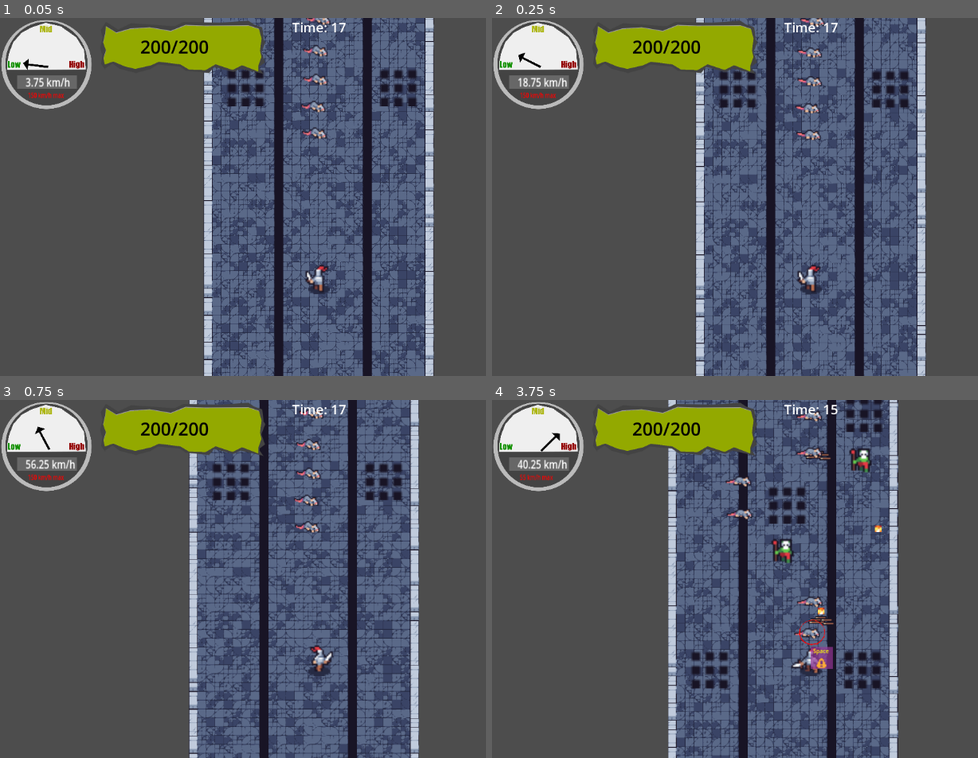
Above: before the commit, frames 1-4 (two rows, left to right).
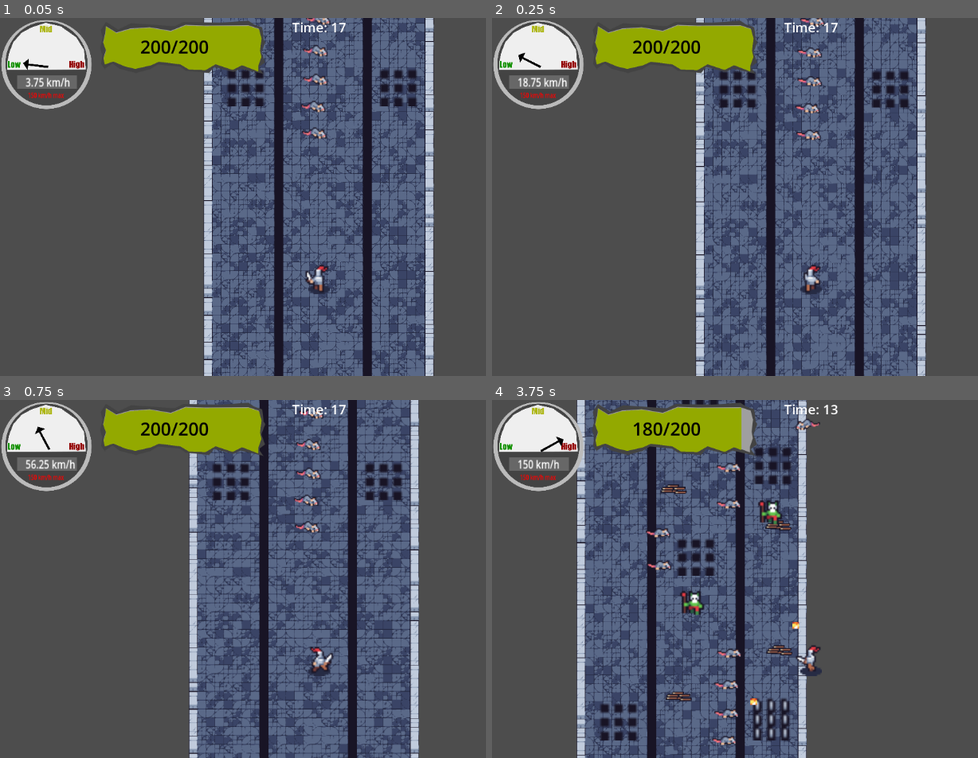
Above: after the commit, the same moments.

Repository: Arsen-Lovecraft/roguelite-runner
Game: Godot game, scene res://_utests_and_debug_instruments/test_run_controller/test_run_controller.tscn
Two runs of this game, one before a commit and one after it. Both use one fixed random seed, a clock stepped at 60 frames per second and the inputs below.
Inputs (mouse positions are in pixels of both pictures, inside the frame that each line leads up to):
- Up to frame 1 (0.05 s): no input
- Up to frame 2 (0.25 s): no input
- Up to frame 3 (0.75 s): move the mouse to (456, 561) at 0.52 s; hold D (turn_right) from 0.53 s (still down); click (456, 561) at 0.6 s
- Up to frame 4 (3.75 s): move the mouse to (681, 596) at 1.27 s; release D (turn_right) at 1.28 s; hold A (turn_left) 1.28-2.03 s; click (681, 596) at 1.35 s; move the mouse to (875, 500) at 2.02 s; hold D (turn_right) 2.03-3.53 s; click (875, 500) at 2.1 s; move the mouse to (778, 650) at 2.77 s; click (778, 650) at 2.85 s; move the mouse to (outside the picture) at 3.52 s; hold A (turn_left) from 3.53 s (still down); click (outside the picture) at 3.6 s

Frame 1 is identical in both runs. In frame 2, 0.1% of the frame differs, in the area x 62-68%, y 70-77%; in frame 3, 0.2%; in frame 4, 49%, in the area x 5-84%, y 0-100%.

Commit message:
Remove debug lines

Diff:
--- a/_utests_and_debug_instruments/test_run_controller/test_run_controller.tscn
+++ b/_utests_and_debug_instruments/test_run_controller/test_run_controller.tscn
@@ -324,6 +324,6 @@
 [node name="PsPlayer" parent="TestLevel" instance=ExtResource("6_5e023")]
 
 [node name="WinArea" parent="TestLevel" instance=ExtResource("8_ualj2")]
-position = Vector2(-6, -1302)
+position = Vector2(102, -8460)
 
 [node name="LevelRunHud" parent="." instance=ExtResource("9_6vkv0")]
--- a/godot_resources/r_default_player_data.tres
+++ b/godot_resources/r_default_player_data.tres
@@ -4,8 +4,8 @@
 
 [resource]
 script = ExtResource("1_p2ppq")
-start_velocity = 25.0
-max_velocity = 25.0
+start_velocity = 150.0
+max_velocity = 250.0
 max_stamina = 200.0
 steering_velocity = 160.0
 default_start_time = 17
--- a/scenes/level_run/ps_timer.gd
+++ b/scenes/level_run/ps_timer.gd
@@ -20,7 +20,6 @@
 func continue_timer() -> void:
 	_time_left_timer.start(_time_stamp)
 	time_updated.emit(_time_left_timer.time_left)
-	print(_time_left_timer.time_left)
 
 func stop_timer() -> void:
 	_time_stamp = _time_left_timer.time_left
@@ -34,7 +33,6 @@
 		await get_tree().create_timer(time).timeout
 		if(!_time_left_timer.is_stopped()):
 			time_updated.emit(_time_left_timer.time_left)
-			print(_time_left_timer.time_left)
 
 func _on_time_left_timer() -> void:
 	life_timer_timeout.emit()
--- a/scenes/player/ps_player.gd
+++ b/scenes/player/ps_player.gd
@@ -12,6 +12,7 @@
 func _ready() -> void:
 	self.add_to_group("player")
 	_connect_signals()
+	player_data._init()
 
 func _physics_process(delta: float) -> void:
 	_move_player(delta)
@@ -54,11 +55,9 @@
 		if (smash_area_2d.get_closest_enemy() != null):
 			var closest_enemy: Area2D = smash_area_2d.get_closest_enemy()
 			closest_enemy.disable_mode = CollisionObject2D.DISABLE_MODE_REMOVE
-			Utility.slow_motion(0.8, 0.2)
-			self.global_position = lerp(self.global_position,closest_enemy.global_position,0.95)
+			Utility.slow_motion(0.5, 0.5)
+			self.global_position = lerp(self.global_position,closest_enemy.global_position,0.81)
 			closest_enemy.queue_free()
-			player_data.current_velocity += 15
-			player_data.max_velocity += 15
 			smashed.emit()
 
 func _on_player_stamina_waste() -> void:
--- a/scenes/player/ps_player.tscn
+++ b/scenes/player/ps_player.tscn
@@ -884,7 +884,7 @@
 scale = Vector2(2.75, 2.75)
 texture = ExtResource("2_nrv1g")
 hframes = 6
-frame = 1
+frame = 2
 
 [node name="BloodVFXSprite2D" type="Sprite2D" parent="."]
 visible = false
--- a/scenes/ui/ps_smash_cue_ui.gd
+++ b/scenes/ui/ps_smash_cue_ui.gd
@@ -11,7 +11,6 @@
 	_smash_area_2d = get_tree().get_first_node_in_group("smash_area_2d")
 	call_deferred("reparent",get_tree().current_scene)
 	input_cue_label.text = Utility.get_key_string_for_action("smash",1)
-	print(input_cue_label.text =="\"Space (Physical)\"")
 	if(input_cue_label.text =="\"Space (Physical)\""):
 		input_cue_label.text = "Space"
 
--- a/scenes/ui/ps_timer_ui.gd
+++ b/scenes/ui/ps_timer_ui.gd
@@ -10,13 +10,12 @@
 
 
 func _on_timer_updated(time: int) -> void:
-	if(time <=0):
-		time_label.text = "Time is out. You lost!"
-	else:
-		time_label.text = "Time: " + str(time)
+	time_label.text = "Time: " + str(time)
 
 func _on_won() -> void:
 	time_label.text = "Win!"
+	(get_tree().get_first_node_in_group("run_controller") as RunController)._life_timer.time_updated.disconnect(_on_timer_updated)
 
 func _on_lost() -> void:
-	time_label.text = "Lost..."
+	time_label.text = "Time is out. You lost!"
+	(get_tree().get_first_node_in_group("run_controller") as RunController)._life_timer.time_updated.disconnect(_on_timer_updated)
--- a/scripts/core/run_controller.gd
+++ b/scripts/core/run_controller.gd
@@ -20,10 +20,10 @@
 	_life_timer.continue_timer()
 
 func end_level_lose() -> void:
-	print("You lost")
+	lost.emit()
 
 func end_level_win() -> void:
-	print("You win")
+	won.emit()
 	_life_timer.stop_timer()
 
 func _connect_signals() -> void:
